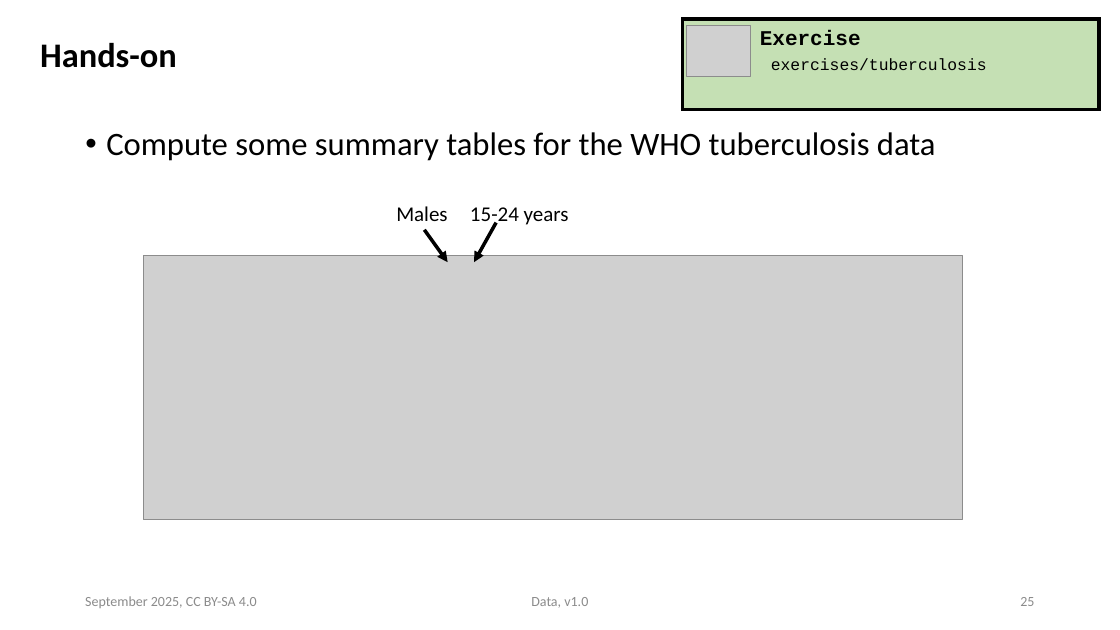
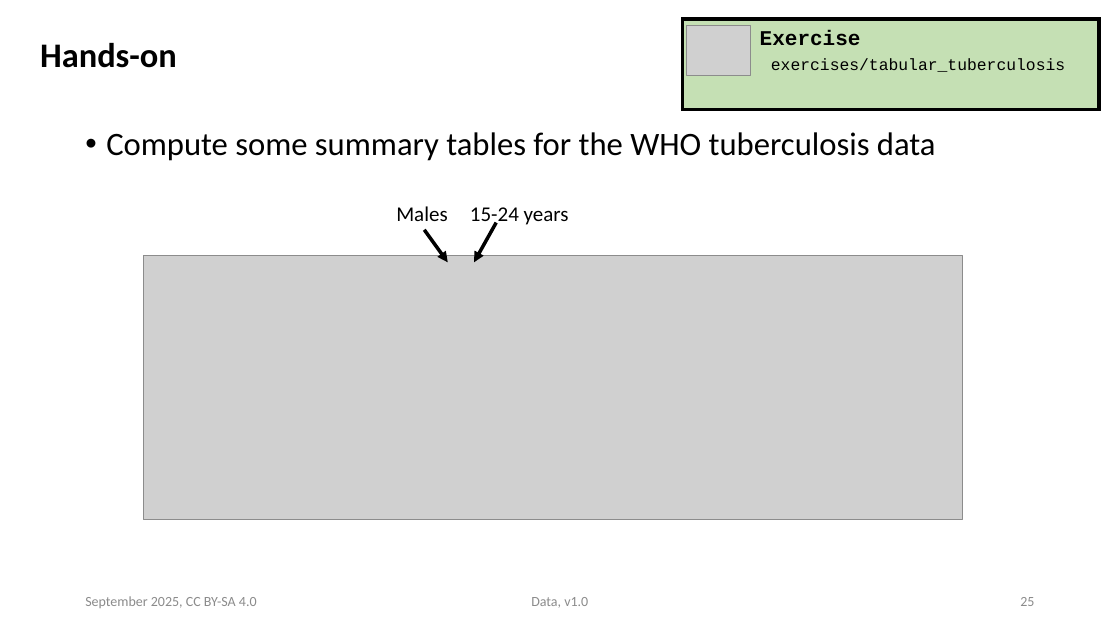
Before and after one commit to ASPP/data_class, a slide deck: slide 25 of tabular_data.pptx. Drawn at 1120x630 pixels with LibreOffice and Linux fonts; fonts in the diff are those of the drawing; grey boxes stand for pictures. Boxes give left, top, right and bottom in pixels: in the first picture for what was removed or moved away, otherwise in the second. Text is boxed around its words. In the diff, an @@ line names an element or a change of style, - is before the commit and + after.

Commit message:
small change in exercise slides, removing reference to issue numbers, not really needed

```diff
--- a/tabular_data.pptx
+++ b/tabular_data.pptx
@@ text at [771,58,1065,72]: text changed @@
-exercises/tuberculosis
+exercises/tabular_tuberculosis
```
Also in this commit, not shown: 14 other slides changed, 3 other files.
